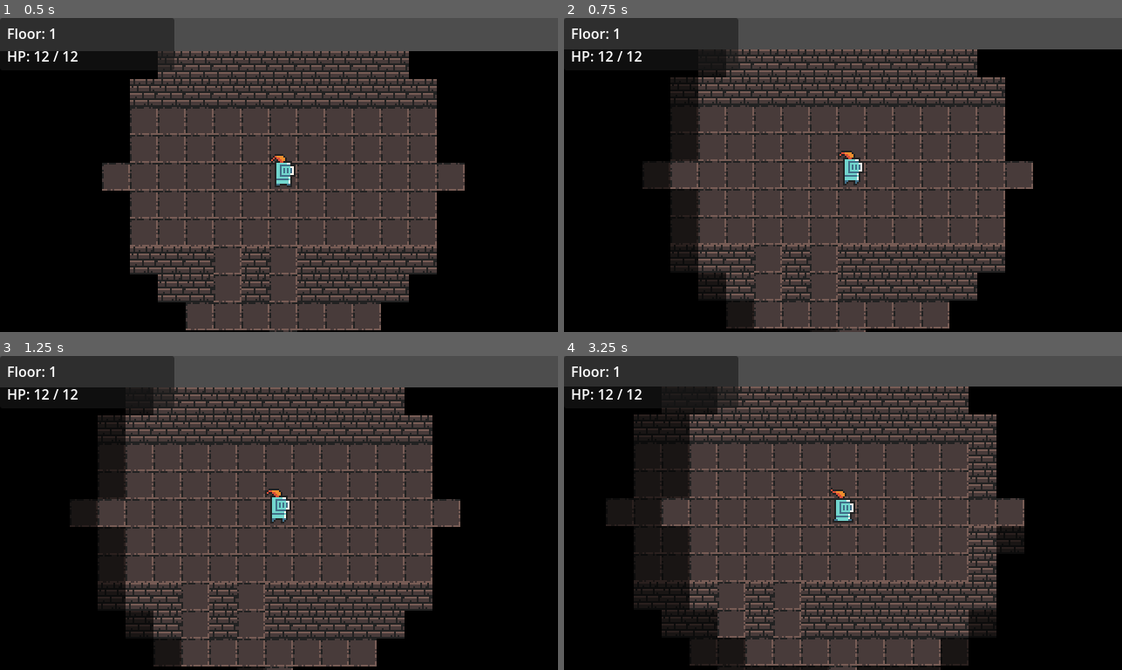
Above: before the commit, frames 1-4 (two rows, left to right).
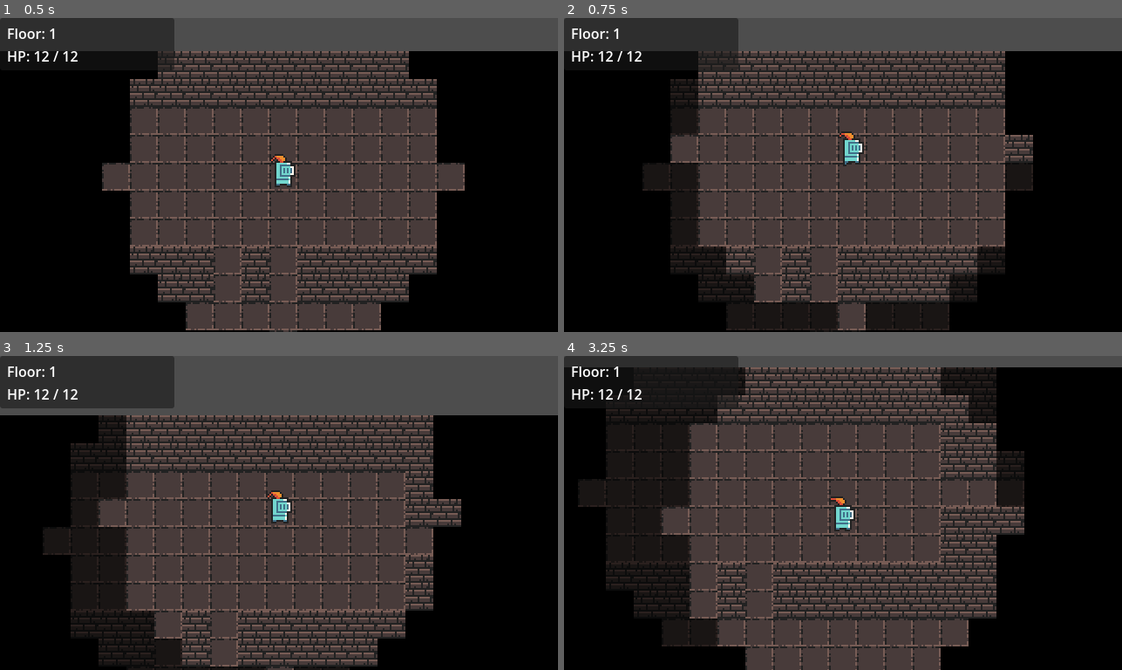
Above: after the commit, the same moments.

Repository: Bacilek/Dragons-in-Dungeons
Game: Godot game, scene res://scenes/main.tscn
Same seed, same stepped clock (60 frames per second), same inputs: the game is played once before the commit and once after it.
Inputs (mouse positions are in pixels of both pictures, inside the frame that each line leads up to):
- Up to frame 1 (0.5 s): no input
- Up to frame 2 (0.75 s): tap Enter at 0.5 s; move the mouse to (965, 159) at 0.52 s; hold Right from 0.53 s (still down); click (965, 159) at 0.67 s
- Up to frame 3 (1.25 s): keep holding Right; tap Space at 0.77 s
- Up to frame 4 (3.25 s): move the mouse to (731, 528) at 1.27 s; release Right at 1.28 s; hold Down 1.28-2.03 s; tap Space at 1.52, 3.02 s; move the mouse to (898, 443) at 2.02 s; hold Right 2.03-2.78 s; move the mouse to (815, 575) at 2.77 s; hold Up from 2.78 s (still down); click (815, 575) at 2.92 s

Frame 1 is identical in both runs. In frame 2, 21% of the frame differs, in the area x 0-100%, y 10-100%; in frame 3, 23%; in frame 4, 31%, in the area x 0-100%, y 3-100%.
Error before the commit: Out of bounds get index '0' (on base: 'Array[Vector2i]') (res://scripts/entities/player.gd:71)

Commit message:
perf: smooth auto-walk — parallel enemies + simultaneous animation
Entity: add move_completed signal so callers can await just the
animation without coupling to the full turn cycle.

TurnManager: enemies now run in parallel (_run_single_enemy fires all
take_turn() coroutines concurrently; _end_turn fires when the last one
finishes). Sequential 4-enemy step was 4×0.04s=0.16s; parallel is
max(0.04s)=0.04s.

Player _execute_queued_path: player move and enemy moves start at the
same moment (move_to called without await, on_player_action_complete
fires immediately after). await move_completed waits only for the
player's own 0.05s tween. If enemies are already done by then, the
next step starts with zero gap. Effective step time ≈ 0.05s regardless
of enemy count.

Co-Authored-By: Claude Sonnet 4.6 <noreply@anthropic.com>

Diff:
--- a/scripts/autoloads/turn_manager.gd
+++ b/scripts/autoloads/turn_manager.gd
@@ -8,7 +8,8 @@
 var phase: Phase = Phase.WAITING_FOR_INPUT
 var fast_mode: bool = false
 
-var _enemies: Array = []  # Array[Entity]
+var _enemies: Array = []
+var _remaining_enemies: int = 0
 
 func _ready() -> void:
 	call_deferred("_start_player_turn")
@@ -32,10 +33,22 @@
 	_process_enemies()
 
 func _process_enemies() -> void:
-	for enemy in _enemies:
-		if is_instance_valid(enemy):
-			await enemy.take_turn()
-	_end_turn()
+	var valid: Array = []
+	for e in _enemies:
+		if is_instance_valid(e):
+			valid.append(e)
+	if valid.is_empty():
+		_end_turn()
+		return
+	_remaining_enemies = valid.size()
+	for e in valid:
+		_run_single_enemy(e)
+
+func _run_single_enemy(enemy: Node) -> void:
+	await enemy.take_turn()
+	_remaining_enemies -= 1
+	if _remaining_enemies <= 0:
+		_end_turn()
 
 func _end_turn() -> void:
 	turn_resolved.emit()
--- a/scripts/entities/entity.gd
+++ b/scripts/entities/entity.gd
@@ -2,6 +2,8 @@
 extends CharacterBody2D
 
 const TILE_SIZE: int = 16
+
+signal move_completed
 
 var grid_pos: Vector2i = Vector2i.ZERO
 var stats: Stats
@@ -14,6 +16,7 @@
 	var tween := create_tween()
 	tween.tween_property(self, "position", _tile_center(new_pos), duration)
 	await tween.finished
+	move_completed.emit()
 
 func set_grid_pos(pos: Vector2i) -> void:
 	grid_pos = pos
--- a/scripts/entities/player.gd
+++ b/scripts/entities/player.gd
@@ -75,7 +75,8 @@
 		var enemy_there: Enemy = _dungeon_floor.get_enemy_at(next)
 		if enemy_there != null:
 			_bump_attack(enemy_there, dir)
-			await TurnManager.turn_resolved
+			if TurnManager.phase != TurnManager.Phase.WAITING_FOR_INPUT:
+				await TurnManager.player_turn_started
 			break
 
 		if not _dungeon_floor.is_walkable(next):
@@ -87,11 +88,13 @@
 		TurnManager.begin_player_action()
 		$AnimatedSprite2D.flip_h = dir.x < 0
 		$AnimatedSprite2D.play("run")
-		await move_to(next, 0.05)
-		$AnimatedSprite2D.play("idle")
+		# Start player move and enemy turns simultaneously
+		move_to(next, 0.05)
 		if _dungeon_floor != null:
 			_dungeon_floor.update_fog(grid_pos)
 		TurnManager.on_player_action_complete()
+		await move_completed
+		$AnimatedSprite2D.play("idle")
 
 		if is_stairs:
 			_dungeon_floor.on_player_reached_stairs.call_deferred()
@@ -99,7 +102,8 @@
 			_path_executing = false
 			return
 
-		await TurnManager.turn_resolved
+		if TurnManager.phase != TurnManager.Phase.WAITING_FOR_INPUT:
+			await TurnManager.player_turn_started
 	TurnManager.fast_mode = false
 	_path_executing = false
 
